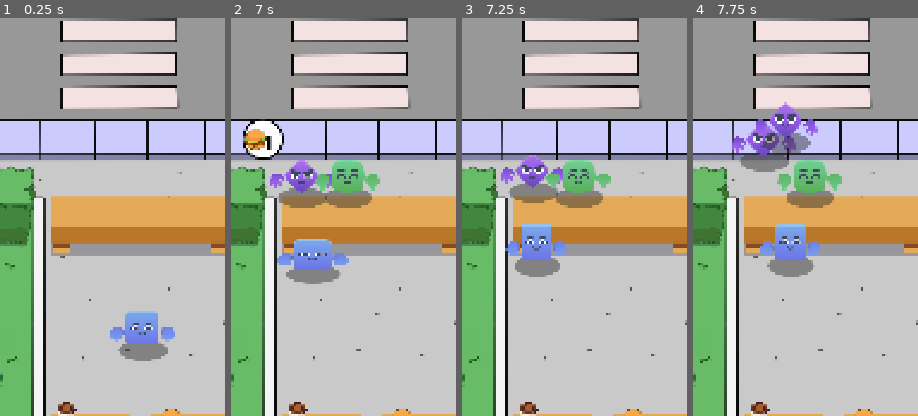
Above: before the commit, frames 1-4 (left to right).
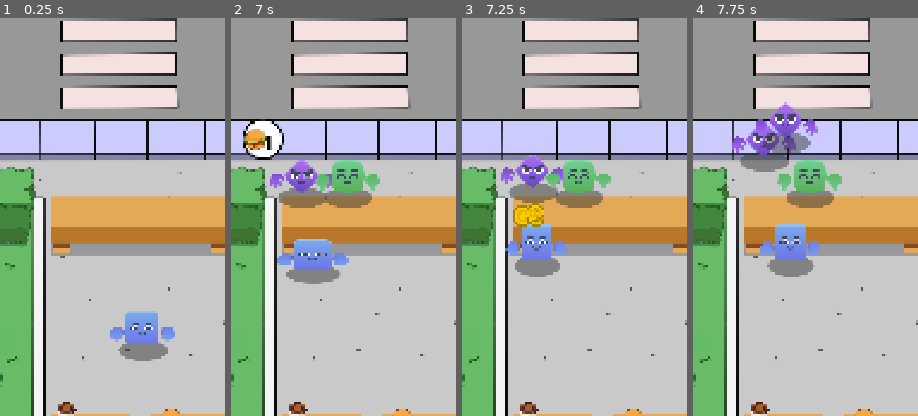
Above: after the commit, the same moments.

Repository: Thioalejo/IdleTycoon
Game: Godot game, scene res://scenes/game/game.tscn
The game is run twice, just before and just after one commit, with the same random seed, the same clock (stepped at 60 frames per second) and the same inputs.
Inputs:
- Up to frame 1 (0.25 s): no input
- Up to frame 2 (7 s): no input
- Up to frame 3 (7.25 s): no input
- Up to frame 4 (7.75 s): no input
The pictures show only the part of the screen within x 19-69%, y 18-68%; the shares and areas given below are measured in that part.

Frames 1-2 are identical in both runs. In frame 3, 0.7% of the frame differs, in the area x 22-37%, y 46-53%; in frame 4, nothing differs.

Commit message:
Se adiciona particulas para que se vean las monedas al entregar un pedido

Diff:
--- a/autoloads/game_manager.gd
+++ b/autoloads/game_manager.gd
@@ -2,6 +2,8 @@
 
 signal _on_customer_request(customer: Customer)
 signal on_customer_order_completed(customer: Customer)
+
+const COIN_VFX = preload("res://scenes/extra/coin_vfx.tscn")
 
 @export var coffee: Item
 @export var burger: Item
@@ -22,3 +24,13 @@
 		Item.ItemType.Burger:
 			return burger_counter_pos
 	return Vector2.ZERO
+
+
+func play_coin_vfx(spawn_pos: Vector2) -> void:
+	var coin_instance = COIN_VFX.instantiate()
+	get_tree().root.add_child(coin_instance)
+
+	var new_pos := Vector2(spawn_pos.x, spawn_pos.y - 70)
+	coin_instance.global_position = new_pos
+	coin_instance.emitting = true
+	coin_instance.finished.connect(func(): coin_instance.queue_free())
--- a/scenes/cashier/cashier.gd
+++ b/scenes/cashier/cashier.gd
@@ -58,6 +58,7 @@
 	await get_tree().create_timer(1.1).timeout
 	current_customer.receive_order()
 	GameManager.current_coins += item_request.profit
+	GameManager.play_coin_vfx(global_position)
 
 	if not current_customer.current_order_status <= 0:
 		move_to_item_position()
--- /dev/null
+++ b/scenes/extra/coin_vfx.tscn
@@ -0,0 +1,20 @@
+[gd_scene load_steps=3 format=3 uid="uid://csrfuvjxw4w3g"]
+
+[ext_resource type="Texture2D" uid="uid://b365ktxdrivc4" path="res://Assets/Sprites/UI/coin_gold.png" id="1_rhhjk"]
+
+[sub_resource type="ParticleProcessMaterial" id="ParticleProcessMaterial_wyl5m"]
+particle_flag_disable_z = true
+spread = 180.0
+initial_velocity_max = 180.0
+gravity = Vector3(0, 98, 0)
+scale_min = 0.5
+scale_max = 0.9
+
+[node name="CoinVFX" type="GPUParticles2D"]
+z_index = 1
+emitting = false
+texture = ExtResource("1_rhhjk")
+lifetime = 0.4
+one_shot = true
+speed_scale = 2.0
+process_material = SubResource("ParticleProcessMaterial_wyl5m")
